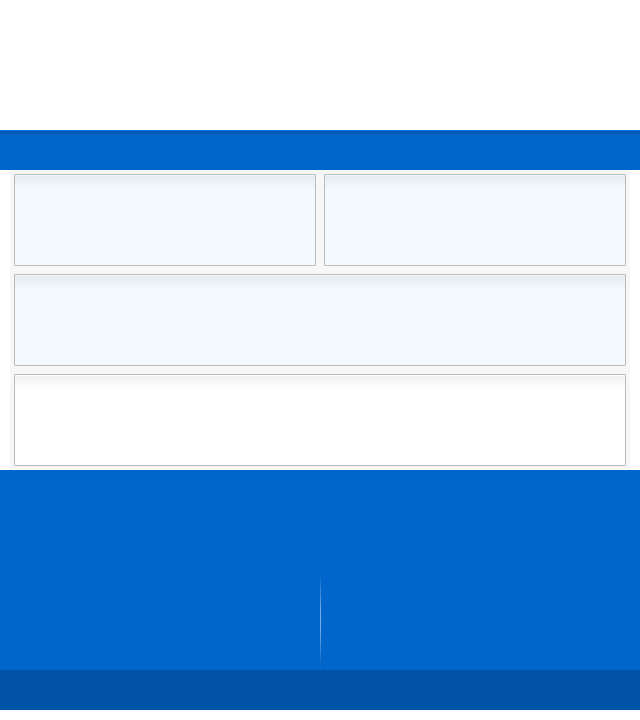
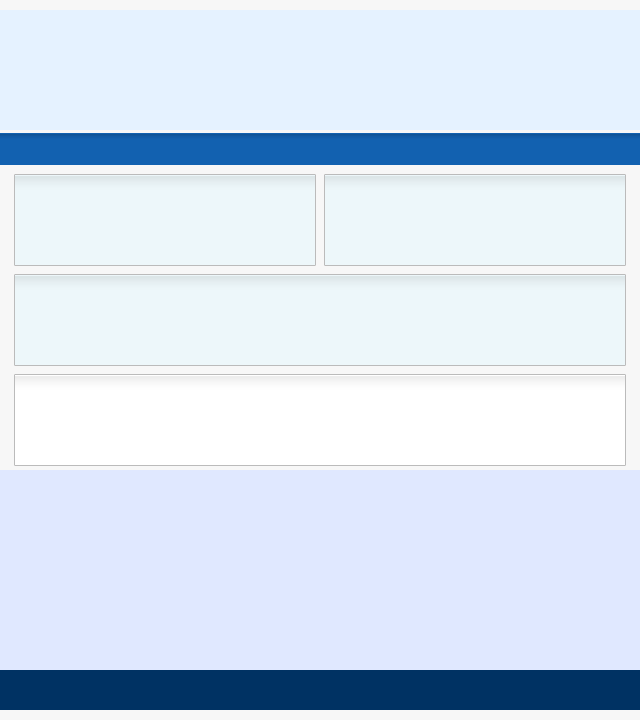
Before/after of a (640, 720) layered artwork. What changed in the layer stack:
painted on "header" over box(0, 10, 640, 130)
painted on "navbar", unmasked it over box(0, 130, 640, 170)
painted on "header boxes" over box(15, 175, 625, 265)
painted on "header widgets" over box(15, 275, 625, 365)
renamed "footer widgets" to "footer boxes", painted on it over box(0, 470, 640, 670)
removed layer "footer boxes" over box(0, 570, 640, 670)
painted on "footer" over box(0, 670, 640, 710)
painted on "m" over box(15, 376, 625, 380)
painted on "canvas", unmasked it over box(0, 0, 640, 720)
